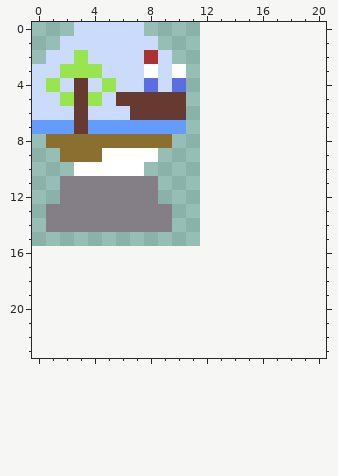
Pixel-art sprite -- Inventory/iSnowglobe.png. Above: the version before the commit.
The file is 12x16 pixels. The old version is drawn lined up with the new one, on the new canvas.
And afterwards:
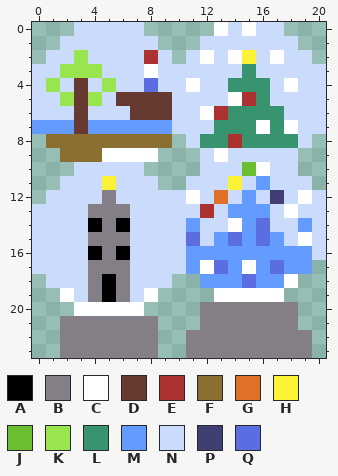
Palette (. is transparent): A #000000  B #847e87  C #ffffff  D #663931  E #ac3232  F #8a6f30  G #df7126  H #fbf236  J #6abe30  K #99e550  L #37946e  M #639bff  N #cbdbfc  P #3f3f74  Q #5b6ee1
Difference:
canvas 12x16 -> 21x24
@@ x 0..20 @@
- 0 ...NNNNN.............
- 1 ..NNNNNNN............
- 2 .NNKNNNNEN...........
- 3 NNKKKNNNCNC..........
- 4 NKNDNKNNQNQ..........
- 5 NNKDKNDDDDD..........
- 6 NNNDNNNDDDD..........
- 7 MMMDMMMMMMM..........
- 8 .FFFFFFFFF...........
- 9 ..FFFCCCC............
-10 ...CCCCC.............
-11 ..BBBBBBB............
-12 ..BBBBBBB............
-13 .BBBBBBBBB...........
-14 .BBBBBBBBB...........
-15 .....................
-16 .....................
-17 .....................
-18 .....................
-19 .....................
-20 .....................
-21 .....................
-22 .....................
-23 .....................
+ 0 ...NNNNN.....CNCNN...
+ 1 ..NNNNNNN...NNNNNNN..
+ 2 .NNKNNNNEN.NCNCHNCNN.
+ 3 NNKKKNNNCNNNNNNLNNNNN
+ 4 NKNDNKNNQNNCNNLLLNCNN
+ 5 NNKDKNDDDDNNNNCELNNNN
+ 6 NNNDNNNDDDNNCELLLLNNN
+ 7 MMMDMMMMMMNNNLLLCLCNN
+ 8 .FFFFFFFFF.NLLELLLLN.
+ 9 ..FFFCCCC...NCNNNNN..
+10 ...NNNNN....NNNJCNN..
+11 ..NNNHNNN..NNNHNMNNN.
+12 .NNNNBNNNNNCNGNMNPNCN
+13 NNNNBBBNNNNNENMMMNCNN
+14 NNNNABANNNNMNNCMQNNMN
+15 NNNNBBBNNNNQNMQMQMNCN
+16 NNNNABANNNNMMMMMMMMMN
+17 NNNNBBBNNNNMCQMCMQMM.
+18 .NNNBABNNN..MMMQMMC..
+19 ..CNBABNC....CCCCC...
+20 ...CCCCC....BBBBBBB..
+21 ..BBBBBBB...BBBBBBB..
+22 ..BBBBBBB..BBBBBBBBB.
+23 ..BBBBBBB..BBBBBBBBB.
Changed places in both pictures, as pixel boxes (x1, y1, x2, y2):
changed: (32, 22, 326, 358)
